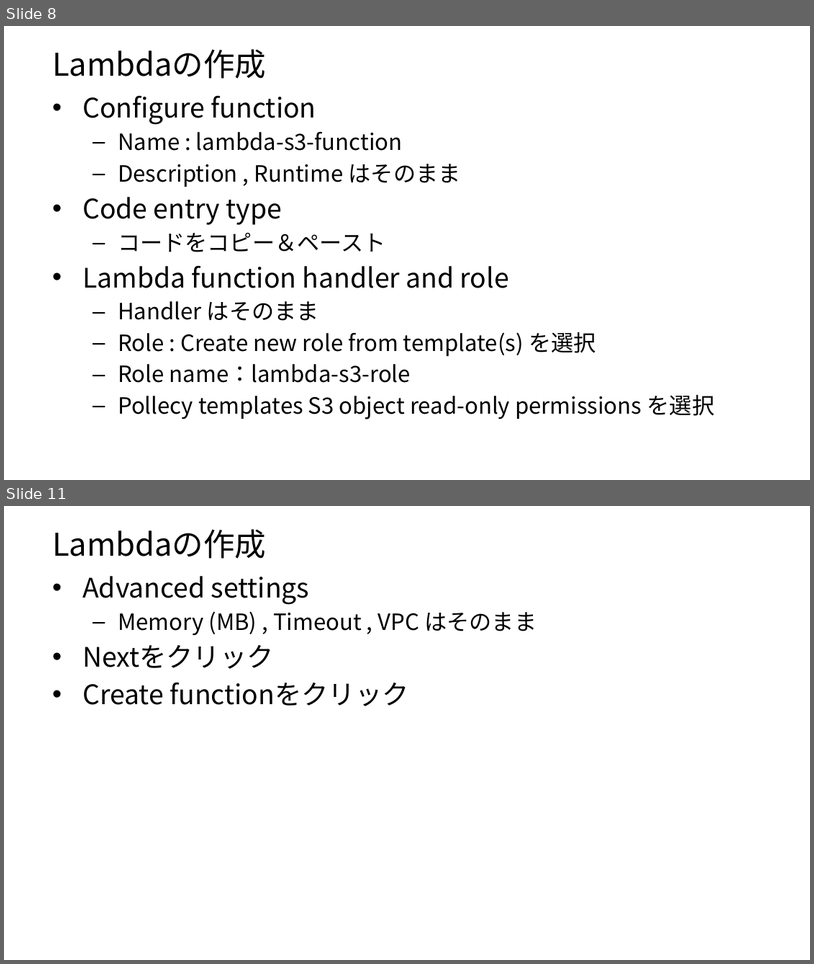
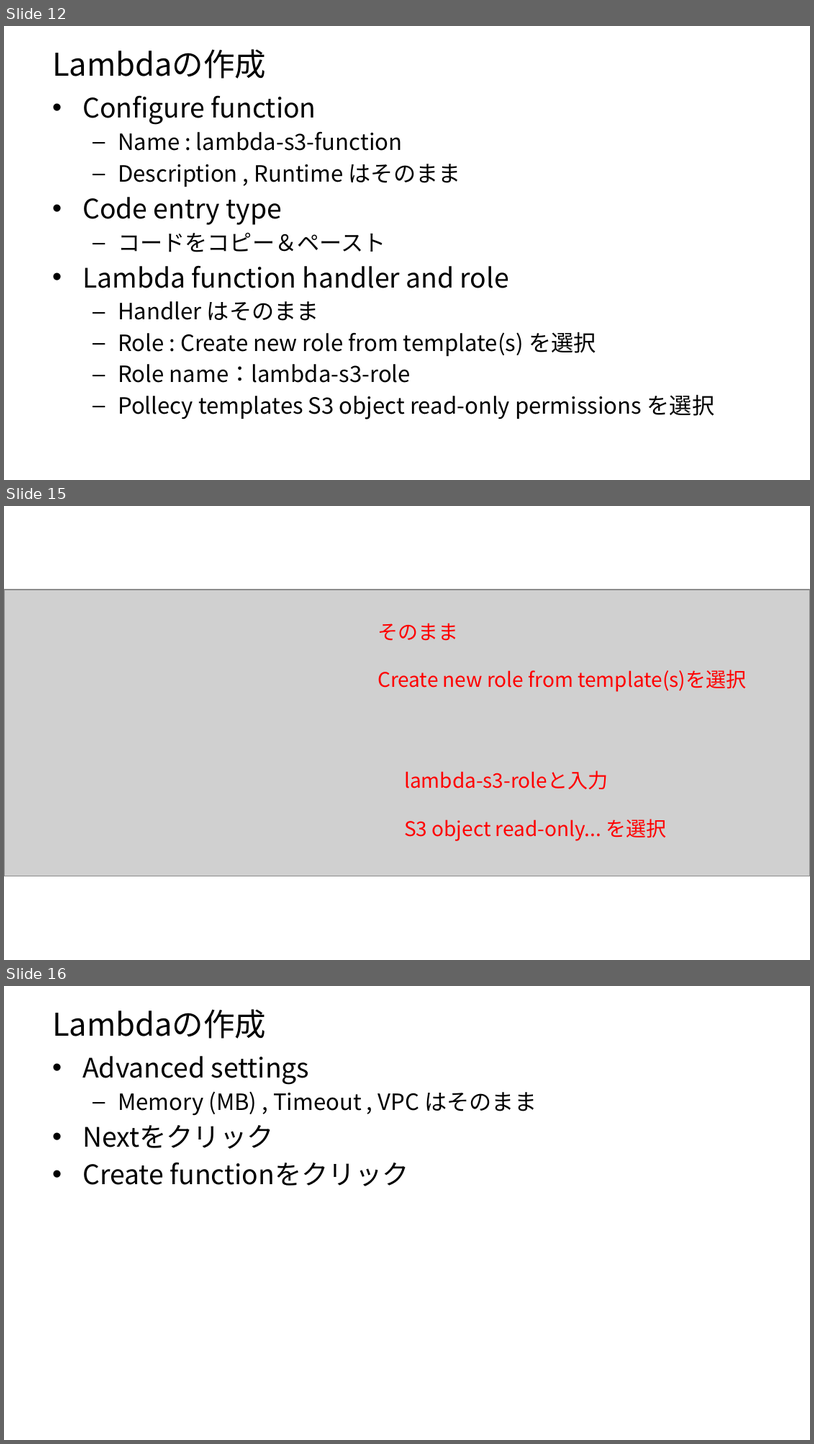
Before and after one commit to jaws-ug-tohoku/hands-on_mobileapp, a slide deck: Lambda/Lambda編.pptx. Shown one above the other, each under a label of ours: slides 8 and 11 before the commit, slides 12, 15 and 16 after it; the slides between them are not shown. The pictures are 814x964 and 814x1444 pixels, drawn with LibreOffice and Linux fonts; fonts in the diff are those of the drawing; grey boxes stand for pictures. Boxes give left, top, right and bottom in pixels: in the first picture for what was removed or moved away, otherwise in the second. Text is boxed around its words. In the diff, an @@ line names an element or a change of style, - is before the commit and + after.

```diff
--- a/Lambda/Lambda編.pptx
+++ b/Lambda/Lambda編.pptx
@@ slide 15 added at <box>4,506,810,960</box>, background #FFFFFF @@
@@ picture added at <box>4,590,810,876</box> @@
@@ text added at <box>378,623,458,641</box>, 18 pt, text #FF0000 @@
+そのまま
@@ text added at <box>378,669,746,692</box>, 18 pt, text #FF0000 @@
+Create new role from template(s)を選択
@@ text added at <box>404,770,608,789</box>, 18 pt, text #FF0000 @@
+lambda-s3-roleと入力
@@ text added at <box>404,818,667,841</box>, 18 pt, text #FF0000 @@
+S3 object read-only... を選択
@@ what was slide 8 is now slide 12 @@
@@ what was slide 11 is now slide 16 @@
```
Also in this commit, not shown: 2 slides changed, 11 other slides added, 5 slides removed.
